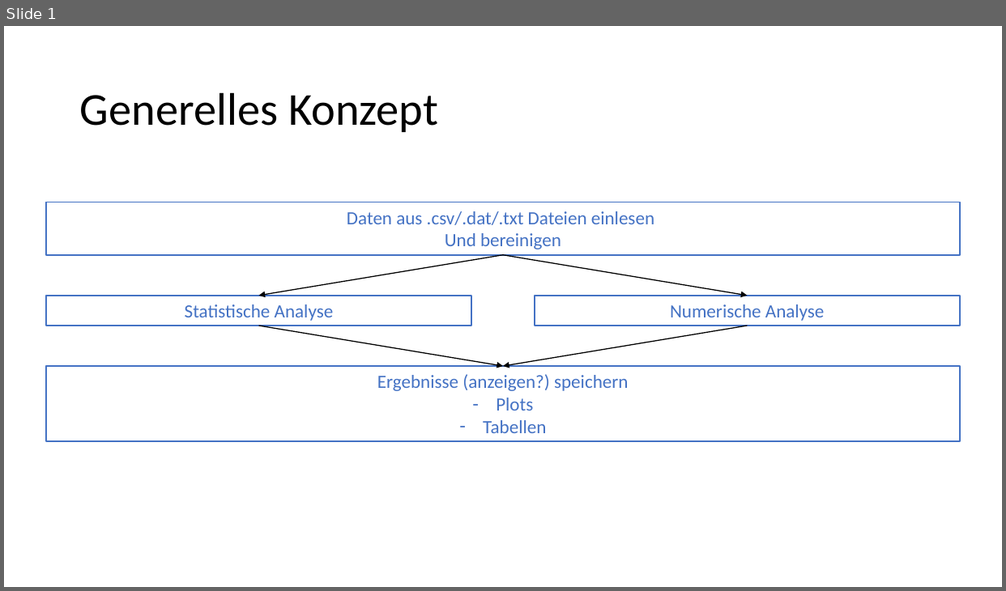
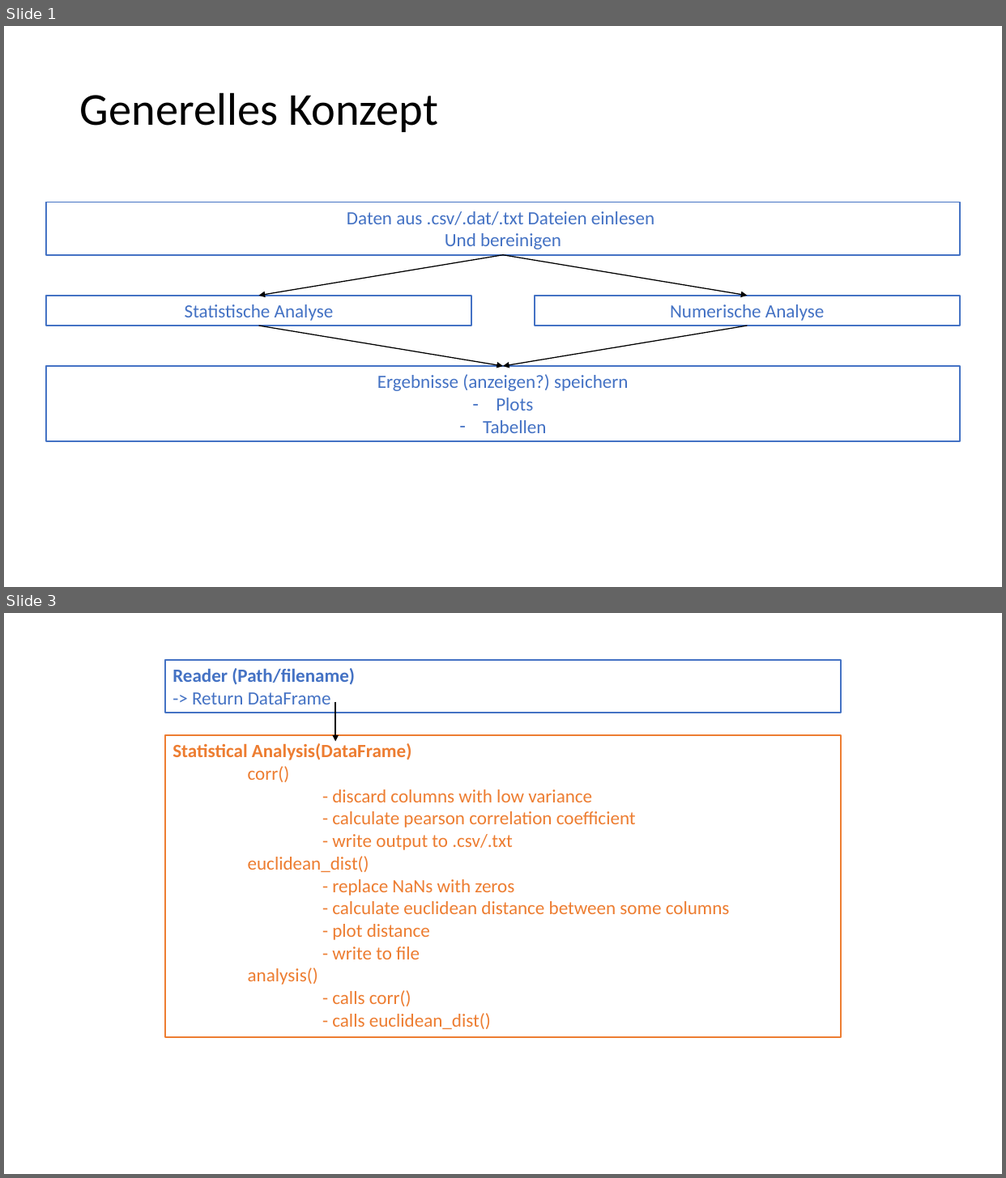
Before and after one commit to GwydionJon/Group_1_Developing_Scientific_Software, a slide deck: Task2/Programm_Sketch_Tobias.pptx. Shown one above the other, each under a label of ours: slide 1 before the commit, slides 1 and 3 after it; the slides between them are not shown. The pictures are 1006x591 and 1006x1178 pixels, drawn with LibreOffice and Linux fonts; fonts in the diff are those of the drawing. Boxes give left, top, right and bottom in pixels: in the first picture for what was removed or moved away, otherwise in the second. Text is boxed around its words. In the diff, an @@ line names an element or a change of style, - is before the commit and + after.

```diff
--- a/Task2/Programm_Sketch_Tobias.pptx
+++ b/Task2/Programm_Sketch_Tobias.pptx
@@ slide 3 added at [4,613,1002,1174], background #FFFFFF @@
@@ rectangle added at [166,660,841,713], outline #4472C4 1.5 pt, 18 pt, text #4472C4, bold @@
+Reader (Path/filename)
+-> Return DataFrame
@@ arrow added from (335, 702) to (335, 742), #000000 1.5 pt @@
@@ rectangle added at [166,735,841,1037], outline #ED7D31 1.5 pt, 18 pt, text #ED7D31 @@
+Statistical Analysis(DataFrame)
+corr()
+- discard columns with low variance
+- calculate pearson correlation coefficient
+- write output to .csv/.txt
+euclidean_dist()
+- replace NaNs with zeros
+- calculate euclidean distance between some columns
+- plot distance
+- write to file
+analysis()
+- calls corr()
+- calls euclidean_dist()
```
Also in this commit, not shown: 1 slide changed.
